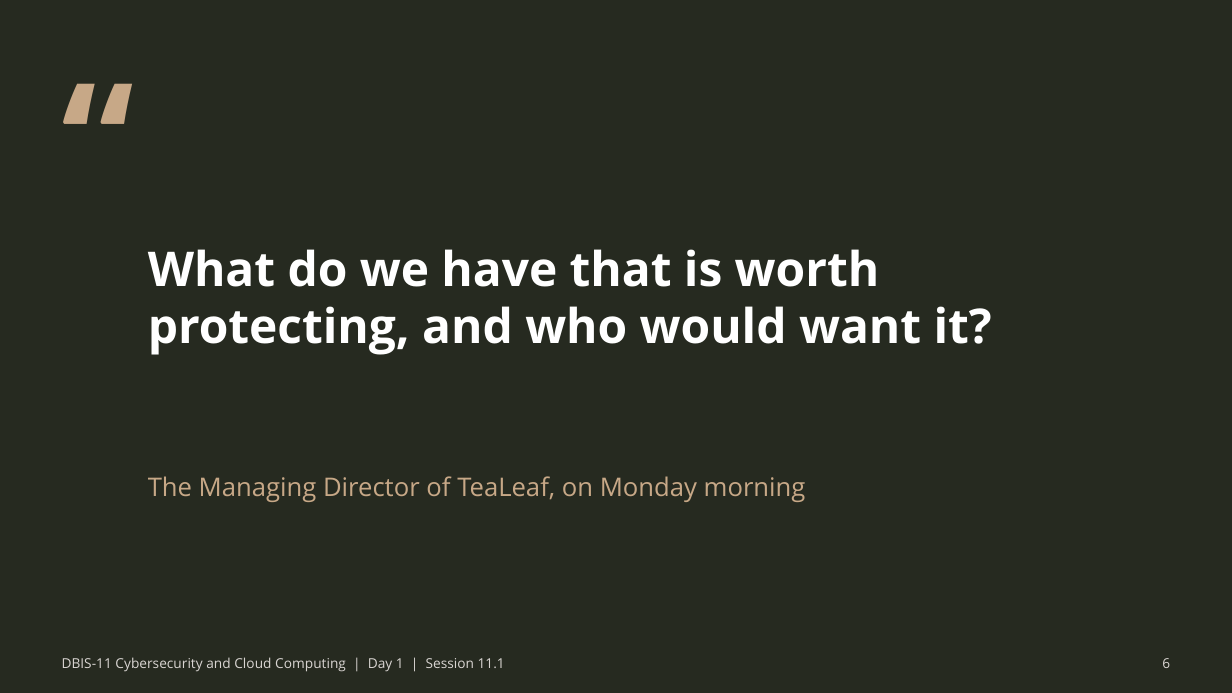
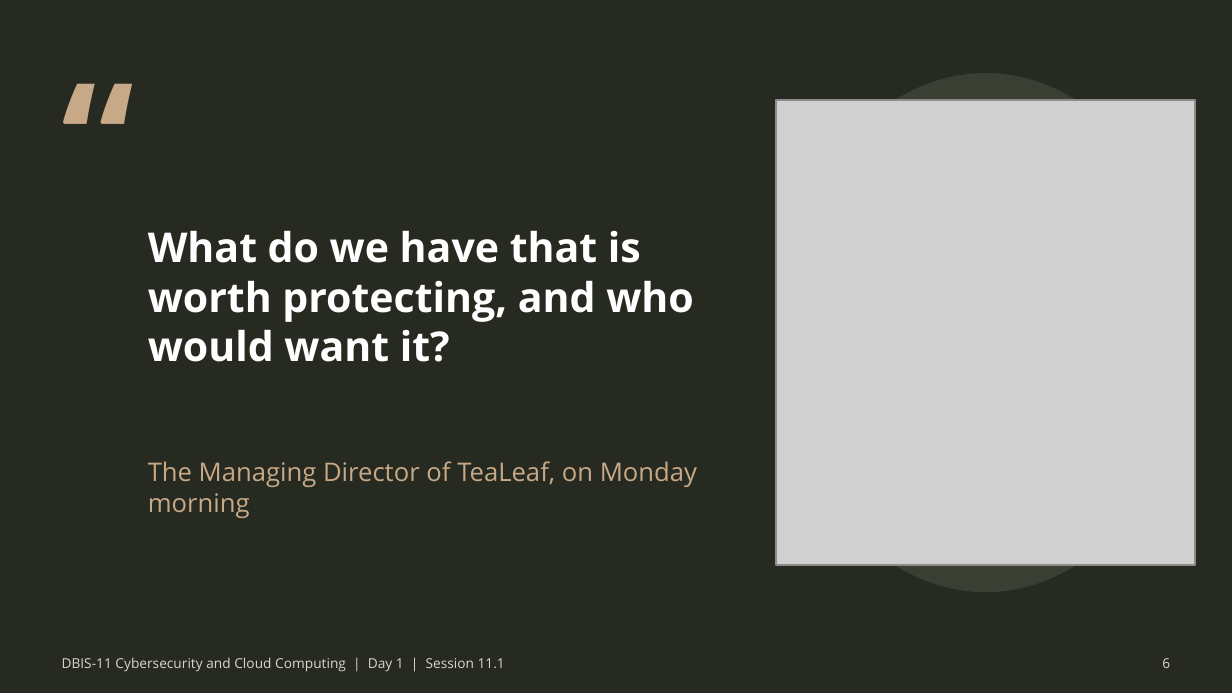
Before and after one commit to nirangadh/DBIS-Cybersecurity-and-Cloud-Computing, a slide deck: slide 6 of slides/11-01-why-security-matters.pptx. Drawn at 1232x693 pixels with LibreOffice and Linux fonts; fonts in the diff are those of the drawing; grey boxes stand for pictures. Boxes give left, top, right and bottom in pixels: in the first picture for what was removed or moved away, otherwise in the second. Text is boxed around its words. In the diff, an @@ line names an element or a change of style, - is before the commit and + after.

```diff
--- a/slides/11-01-why-security-matters.pptx
+++ b/slides/11-01-why-security-matters.pptx
@@ ellipse added at [782,74,1189,591], fill #3A3F33, outline #3A3F33 1 pt @@
@@ picture added at [776,100,1195,565] @@
@@ text "What do we have that ..." at [148,230,694,362]: size 28 to 24 pt @@
@@ text "The Managing Director of TeaLeaf, ..." at [148,461,697,518]: vertical alignment middle to top @@
```
Also in this commit, not shown: 8 other slides changed, 28 other files.
